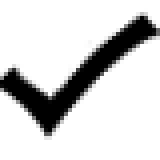
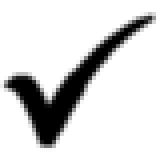
Two versions of the same layered image (160x160). Layer-by-layer changes:
painted on "レイヤー 1" over [0, 12, 160, 152]
